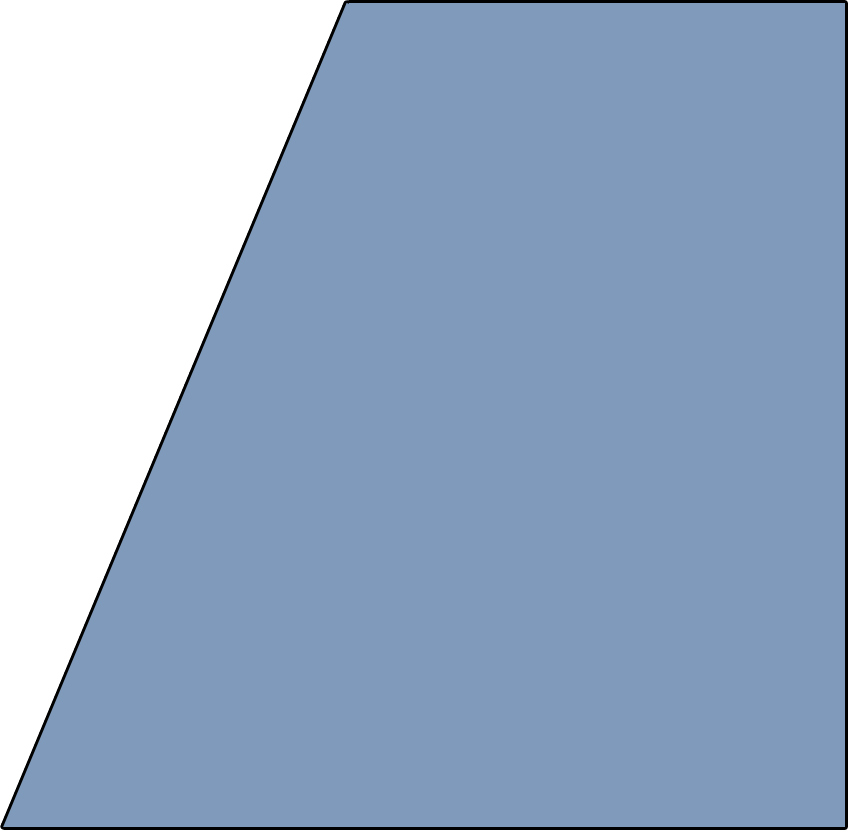
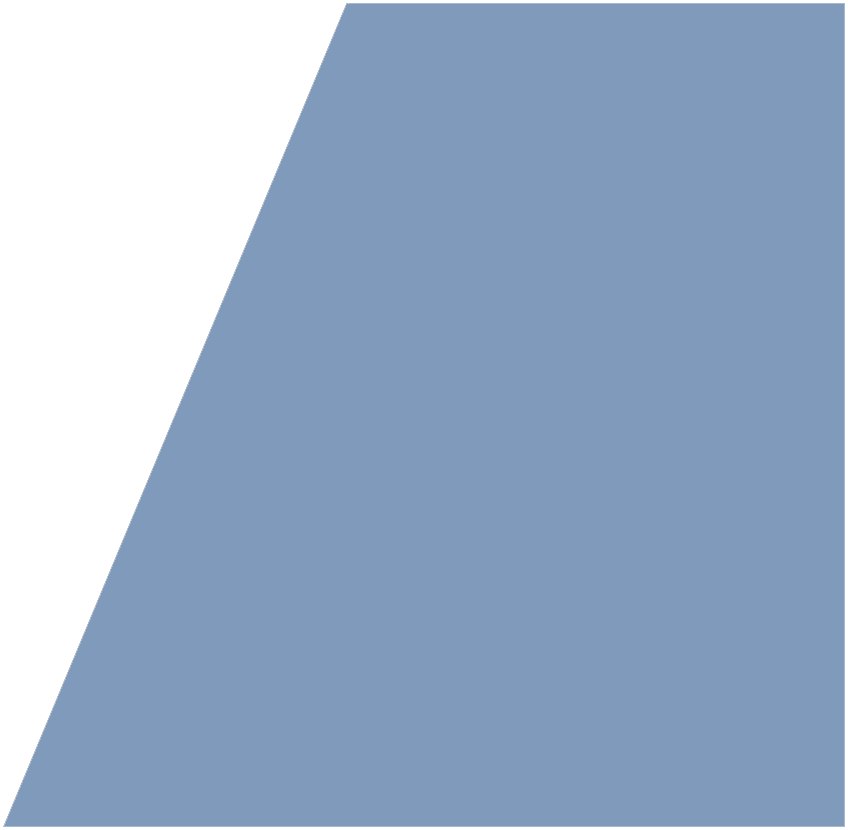
Before/after of a (848, 830) layered artwork. What changed in the layer stack:
painted on "Layer 1" over (0, 0, 848, 830)
